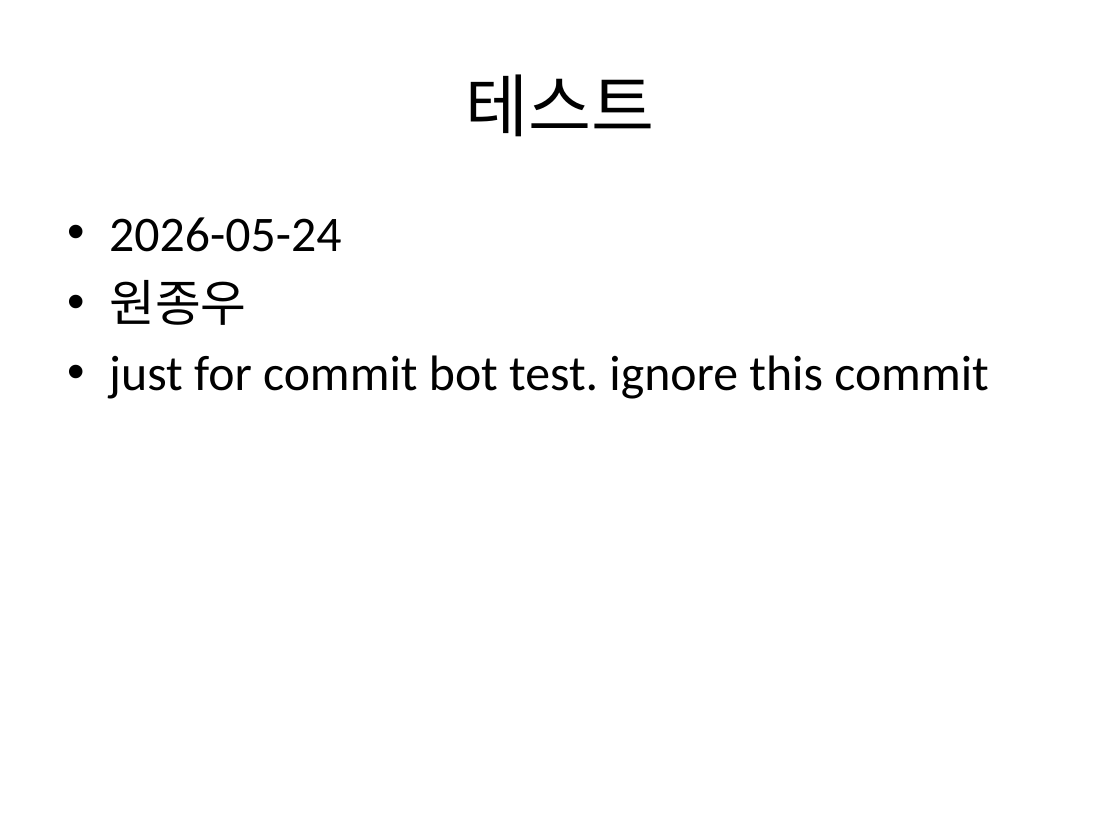
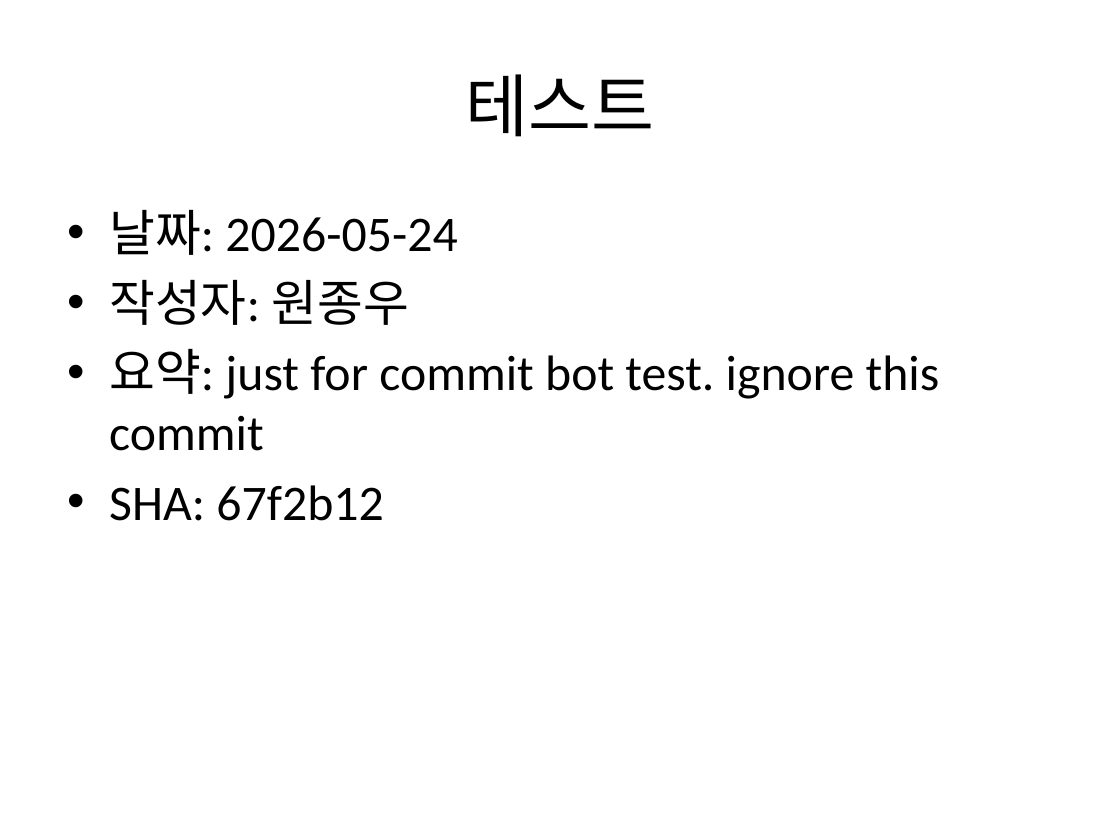
Before and after one commit to Jongwoo0101/worksight-commit-bot, a slide deck: slide 6 of data/commit_report.pptx (slide 4 before the commit). Drawn at 1120x840 pixels with LibreOffice and Linux fonts; fonts in the diff are those of the drawing. Boxes give left, top, right and bottom in pixels: in the first picture for what was removed or moved away, otherwise in the second. Text is boxed around its words. In the diff, an @@ line names an element or a change of style, - is before the commit and + after.

Commit message:
feat: target repo 신규 커밋 1건 반영 - test: just for commit bot test. ignore this commit 22 작성자: 원종우 코드: 5f60a31

```diff
--- a/data/commit_report.pptx
+++ b/data/commit_report.pptx
@@ text at (109, 210, 940, 521): text changed @@
-• 2026-05-24
-• 원종우
-• just for commit bot test. ignore this commit
+• 날짜: 2026-05-24
+• 작성자: 원종우
+• 요약: just for commit bot test. ignore this commit
+• SHA: 67f2b12
```
Also in this commit, not shown: 1 other slide changed, 176 slides added, 4 other files.
